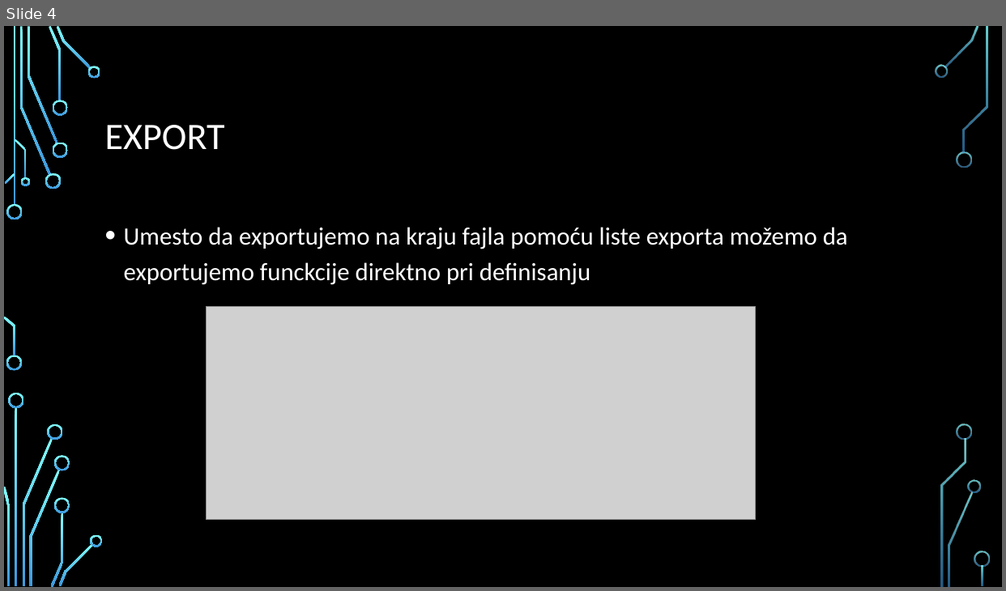
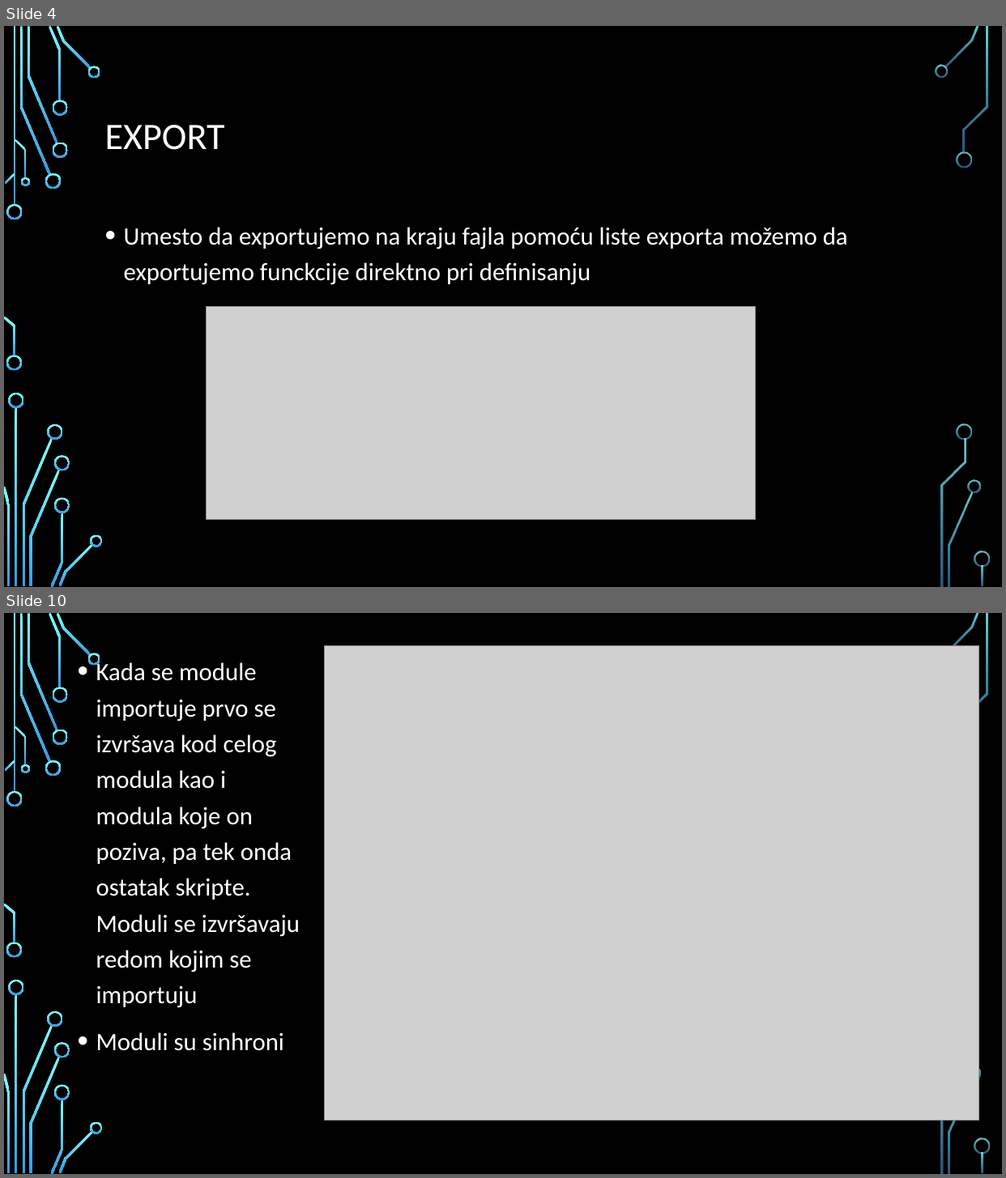
Before and after one commit to MihajloMilojevic/Sekcija, a slide deck: JavaScript/Napredno/prezentacije/12. Moduli.pptx. Shown one above the other, each under a label of ours: slide 4 before the commit, slides 4 and 10 after it; the slides between them are not shown. The pictures are 1006x591 and 1006x1178 pixels, drawn with LibreOffice and Linux fonts; fonts in the diff are those of the drawing; grey boxes stand for pictures; background and template pictures are left out. Boxes give left, top, right and bottom in pixels: in the first picture for what was removed or moved away, otherwise in the second. Text is boxed around its words. In the diff, an @@ line names an element or a change of style, - is before the commit and + after.

Commit message:
moduli i json

```diff
--- a/JavaScript/Napredno/prezentacije/12. Moduli.pptx
+++ b/JavaScript/Napredno/prezentacije/12. Moduli.pptx
@@ slide 10 added at (x1=4, y1=613, x2=1002, y2=1174), background picture (left out); not listed: 33 template elements that a slide beside it also shows @@
@@ text added at (x1=96, y1=659, x2=300, y2=1051), 24 pt, text #FFFFFF @@
+• Kada se module importuje prvo se izvršava kod celog modula kao i modula koje on poziva, pa tek onda ostatak skripte. Moduli se izvršavaju redom kojim se importuju
+• Moduli su sinhroni
@@ picture added at (x1=325, y1=646, x2=979, y2=1121) @@
```
Also in this commit, not shown: 1 slide changed, 4 other slides added, 3 other files.
